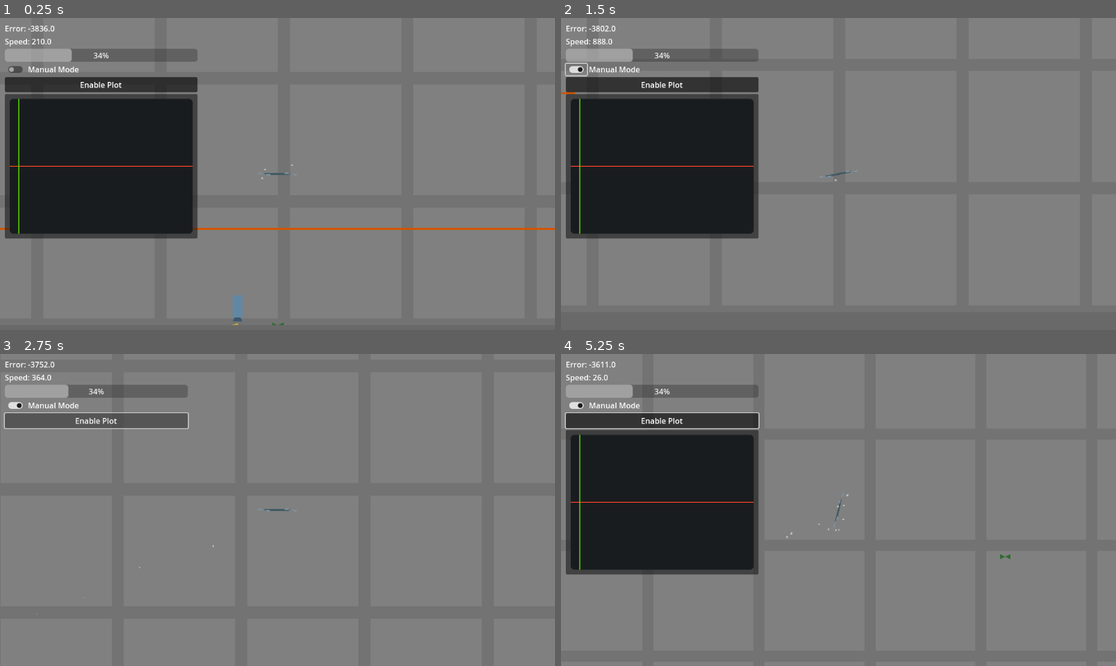
Above: before the commit, frames 1-4 (two rows, left to right).
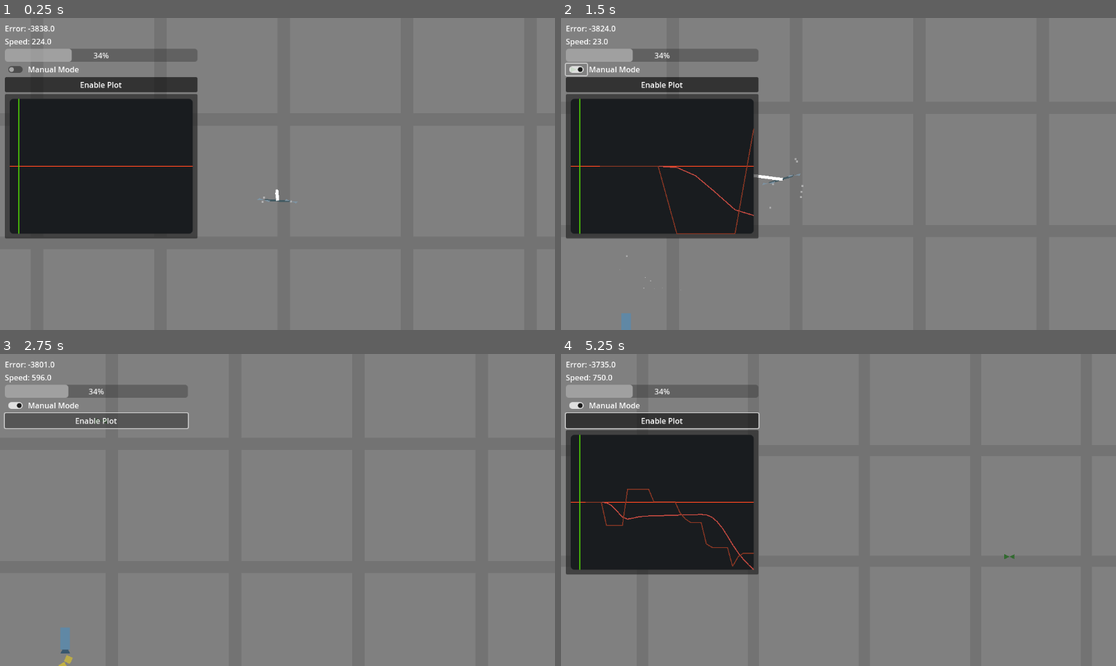
Above: after the commit, the same moments.

Repository: NattHerman/control
Game: Godot game, scene res://main.tscn
Two runs of this game, one before a commit and one after it. Both use one fixed random seed, a clock stepped at 60 frames per second and the inputs below. The engine's default icon, where the game draws it, is replaced by a stand-in: a white triangle on a blue panel in a dark square.
Inputs (mouse positions are in pixels of both pictures, inside the frame that each line leads up to):
- Up to frame 1 (0.25 s): no input
- Up to frame 2 (1.5 s): tap Enter (ui_accept) at 0.5, 0.77 s; move the mouse to (960, 158) at 0.52 s; hold D (lean_right) 0.53-1.25 s; tap S (decrease_propulsion) at 0.6 s; click (960, 158) at 0.67 s; click (577, 71) at 1.25 s
- Up to frame 3 (2.75 s): click "Enable Plot" at 2 s
- Up to frame 4 (5.25 s): tap Enter (ui_accept) at 2.75 s; drag from (727, 525) to (810, 572) at 2.77 s; move the mouse to (894, 441) at 3.52 s; hold D (lean_right) 3.53-4.25 s; hold Shift (pan_speed_increase) 3.53-4.25 s; click (894, 441) at 3.67 s; drag from (810, 572) to (672, 463) at 4.27 s; move the mouse to (1005, 556) at 5.02 s; hold A (lean_left) from 5.03 s (still down); hold Mouse wheel down (zoom_out) from 5.03 s (still down); click (1005, 556) at 5.17 s

The runs differ from the first frame. In frame 1, 0.7% of the frame differs, in the area x 0-100%, y 2-99%; in frame 2, 0.6%; in frame 3, 0.3%; in frame 4, 0.5%.
Error before the commit: Invalid access to property or key 'position_data' on a base object of type 'Node (ui_values.gd)'. (res://drone/drone.gd:109)

Commit message:
Work on drone control

Diff:
--- a/camera_controller.gd
+++ b/camera_controller.gd
@@ -26,4 +26,4 @@
 	if (Input.is_action_pressed("pan_speed_increase")):
 		velocity *= speed_modification
 
-	position += velocity * delta
+	position += velocity * delta / Engine.time_scale
--- a/debug draw/draw_vector.gd
+++ b/debug draw/draw_vector.gd
@@ -21,4 +21,5 @@
 	timer.connect("timeout", queue_free)
 	await get_tree().process_frame
 	await get_tree().process_frame
+	await get_tree().process_frame
 	queue_free()
--- a/drone/drone.gd
+++ b/drone/drone.gd
@@ -16,15 +16,16 @@
 @export var lean_angle: float = PI / 3
 
 var manual_mode: bool = true:
-	get:
-		return ui_values.manual_mode
+	get: return ui_values.manual_mode
 
 var drag_coefficient: float = 0.3
 var crossectional_area: float =  2.0
 var air_density: float = 1.293 * 0.001
 
+
 @onready var left_thruster = %LeftPropeller
 @onready var right_thruster = %RightPropeller
+
 
 @export var y_PID_parameters: Vector3 = Vector3.ZERO:
 	set(value):
@@ -51,7 +52,7 @@
 	y_controller.PD_critically_dampened(mass)
 	x_controller.PD_critically_dampened(mass)
 	angle_controller.PD_critically_dampened(mass*r)
-	angle_controller.Kp *= 6
+	angle_controller.Kp *= 3
 
 	# Wail untill after phyisics process frame to get gravity
 	await get_tree().process_frame
@@ -67,7 +68,8 @@
 	var yerror: float = reference_position.y - position.y
 
 	var yu_pid: float = y_controller.control(yerror, delta)
-	var yu_nom: float = -gravity * mass / abs(cos(rotation))
+	# To counteract gravity
+	var yu_nom: float = -gravity * mass
 
 	var throttle: float = Input.get_axis("decrease_propulsion", "increase_propulsion")
 	var nominal_thrust_factor: float = (1 + throttle * 5)
@@ -76,13 +78,36 @@
 		yu = yu_nom * nominal_thrust_factor
 	else:
 		yu = yu_pid + yu_nom
+	#yu /= abs(cos(rotation))
 
 	var xerror: float = reference_position.x - position.x
 	var xu: float = x_controller.control(xerror, delta)
 
-	#reference_angle = atan2(xu, -yu)
-	var lean_dir = Input.get_axis("lean_left", "lean_right")
-	reference_angle = lean_dir * lean_angle
+	# Control the angle, so that the x-component
+	# of the thrust vector is equal to ux.
+	reference_angle = atan2(xu, abs(yu))
+	control_angle(delta)
+
+
+	left_thruster.current_thrust = -yu
+	right_thruster.current_thrust = -yu
+
+
+	#var total_thrust: float = sqrt(yu**2 + xu**2)
+	#if yu > 0:
+		#total_thrust *= -1
+	#left_thruster.current_thrust = total_thrust * 0.5
+	#right_thruster.current_thrust = total_thrust * 0.5
+
+	apply_air_resistance()
+
+	DrawVector.new(Vector2(xu, yu) * 0.01, global_position, 0.05)
+
+
+func control_angle(delta):
+	if manual_mode:
+		var lean_dir = Input.get_axis("lean_left", "lean_right")
+		reference_angle = lean_dir * lean_angle
 
 	var angle_error: float = reference_angle - global_rotation
 
@@ -91,19 +116,21 @@
 	elif angle_error > PI:
 		angle_error -= 2*PI
 
-	var angle_u_pid = angle_controller.control(angle_error, delta)
+	var angle_u_pid: float = angle_controller.control(angle_error, delta)
 	apply_torque(angle_u_pid * r)
 
-	left_thruster.current_thrust = -yu * 0.5
-	right_thruster.current_thrust = -yu * 0.5
 
-	# Apply air resistance
+func apply_air_resistance():
 	var v2: float = linear_velocity.length_squared()
 	var drag: float =  0.5 * v2 * air_density * crossectional_area
 	apply_force(-linear_velocity.normalized() * drag)
 
+
+func _on_logging_clock_timeout() -> void:
 	ui_values.speed = linear_velocity.length()
-	if Time.get_ticks_msec() % 10 == 0:
-		ui_values.angle_data.append_with_time(rotation)
-		ui_values.angle_ref_data.append_with_time(reference_angle)
-		ui_values.position_data.append_with_time(global_position.y)
+	#ui_values.angle_data.append_with_time(rotation)
+	#ui_values.angle_ref_data.append_with_time(reference_angle)
+	#ui_values.y_position_data.append_with_time(global_position.y)
+	#ui_values.y_reference_data.append_with_time(reference_position.y)
+	ui_values.x_position_data.append_with_time(global_position.x)
+	ui_values.x_reference_data.append_with_time(reference_position.x)
--- a/drone/drone.tscn
+++ b/drone/drone.tscn
@@ -23,3 +23,9 @@
 [node name="RightPropeller" parent="." instance=ExtResource("2_p11in")]
 unique_name_in_owner = true
 position = Vector2(14, 0)
+
+[node name="LoggingClock" type="Timer" parent="."]
+wait_time = 0.1
+autostart = true
+
+[connection signal="timeout" from="LoggingClock" to="." method="_on_logging_clock_timeout"]
--- a/main.gd
+++ b/main.gd
@@ -15,7 +15,7 @@
 
 @onready var target = $Drone
 
-@export_range(0, 20, 0.01)
+@export_range(0.01, 20, 0.01)
 var time_scale: float = 1:
 	set(value):
 		time_scale = value
@@ -47,4 +47,4 @@
 		$ReferenceMarker.reference = reference_pos
 		$ReferenceLine.position.y = reference_pos.y
 		var target_to_mouse = global_mouse_pos - target.position
-		ref_angle = atan2(target_to_mouse.x, -target_to_mouse.y)
+		#ref_angle = atan2(target_to_mouse.x, -target_to_mouse.y)
--- a/main.tscn
+++ b/main.tscn
@@ -10,6 +10,7 @@
 
 [node name="Main" type="Node2D"]
 script = ExtResource("1_lquwl")
+time_scale = 0.65
 
 [node name="World" parent="." instance=ExtResource("1_ig7tw")]
 
@@ -18,6 +19,7 @@
 [node name="UI" parent="CanvasLayer" instance=ExtResource("6_272bh")]
 
 [node name="ReferenceLine" type="Polygon2D" parent="."]
+visible = false
 z_index = 2
 color = Color(0.8272567, 0.33475384, 0, 1)
 polygon = PackedVector2Array(500, 1, -500, 1, -500, -1, 500, -1)
@@ -26,15 +28,13 @@
 position = Vector2(0, -200)
 rotation = 0.017453292
 
-[node name="Camera2D" type="Camera2D" parent="Drone"]
-unique_name_in_owner = true
-rotation = -0.01745329
-zoom = Vector2(2, 2)
-process_callback = 0
-script = ExtResource("2_h2yge")
-panning_enabled = false
-
 [node name="Rocket" parent="." instance=ExtResource("2_0xm2m")]
 position = Vector2(-41.84, 0)
 
 [node name="ReferenceMarker" parent="." instance=ExtResource("7_272bh")]
+
+[node name="Camera2D" type="Camera2D" parent="."]
+unique_name_in_owner = true
+position = Vector2(0, -200)
+zoom = Vector2(2, 2)
+script = ExtResource("2_h2yge")
